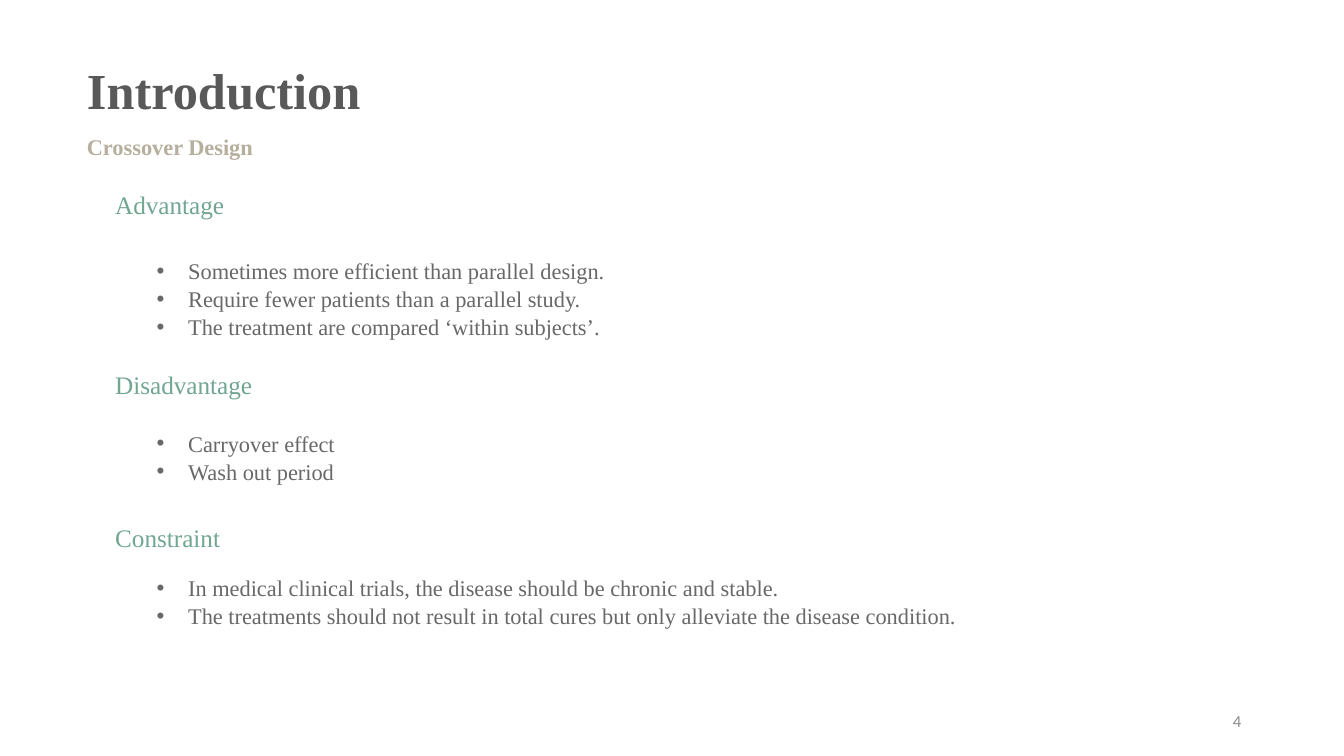
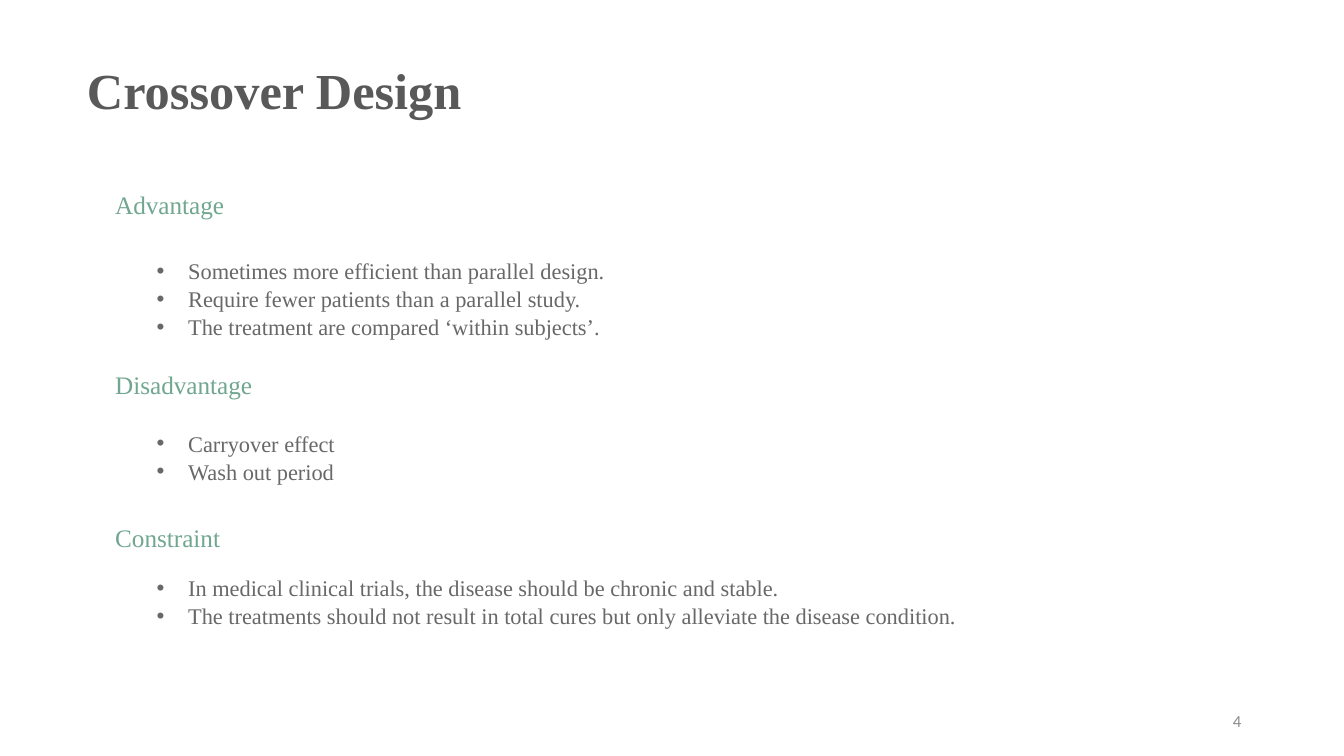
Before and after one commit to SharonLiu716/Study_CrossoverDesign, a slide deck: slide 5 of Seminar.pptx. Drawn at 1344x756 pixels with LibreOffice and Linux fonts; fonts in the diff are those of the drawing. Boxes give left, top, right and bottom in pixels: in the first picture for what was removed or moved away, otherwise in the second. Text is boxed around its words. In the diff, an @@ line names an element or a change of style, - is before the commit and + after.

```diff
--- a/Seminar.pptx
+++ b/Seminar.pptx
@@ text at (x1=87, y1=74, x2=462, y2=119): text changed @@
-Introduction
+Crossover Design
@@ text removed at (x1=87, y1=139, x2=253, y2=160) @@
-Crossover Design
```
Also in this commit, not shown: 22 other slides changed, 7 slides added, 6 slides removed, 11 other files.
